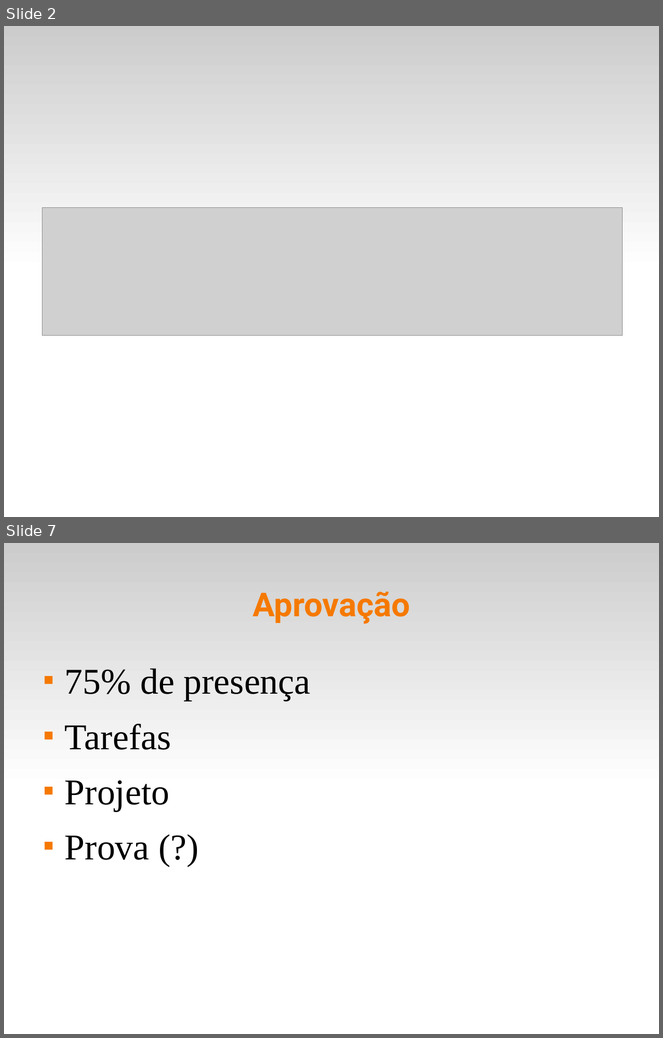
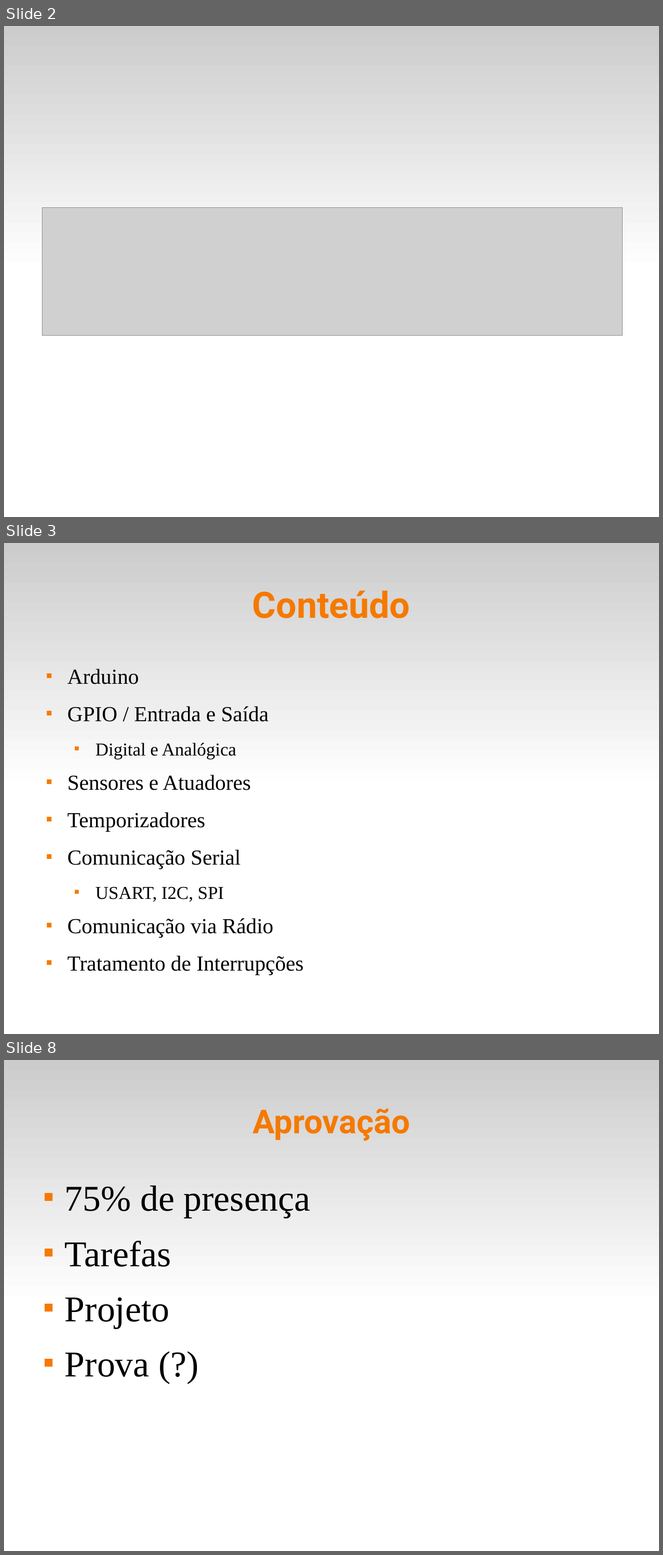
Before and after one commit to fsantanna-uerj/SE, a slide deck: Slides/se-00-intro.odp. Shown one above the other, each under a label of ours: slides 2 and 7 before the commit, slides 2, 3 and 8 after it; the slides between them are not shown. The pictures are 663x1038 and 663x1555 pixels, drawn with LibreOffice and Linux fonts; fonts in the diff are those of the drawing; grey boxes stand for pictures. Boxes give left, top, right and bottom in pixels: in the first picture for what was removed or moved away, otherwise in the second. Text is boxed around its words. In the diff, an @@ line names an element or a change of style, - is before the commit and + after.

```diff
--- a/Slides/se-00-intro.odp
+++ b/Slides/se-00-intro.odp
@@ slide 3 added at (4, 543, 659, 1034), background #FFFFFF; not listed: 1 template element that a slide beside it also shows @@
@@ title added at (253, 590, 410, 618), 44 pt, text #F57900, bold @@
+Conteúdo
@@ text added at (67, 669, 304, 976), 26 pt, text #000000 @@
+■ Arduino
+■ GPIO / Entrada e Saída
+  ■ Digital e Analógica
+■ Sensores e Atuadores
+■ Temporizadores
+■ Comunicação Serial
+  ■ USART, I2C, SPI
+■ Comunicação via Rádio
+■ Tratamento de Interrupções
@@ what was slide 7 is now slide 8 @@
```
Also in this commit, not shown: 6 slides changed, 1 other slide added, 1 slide removed.
